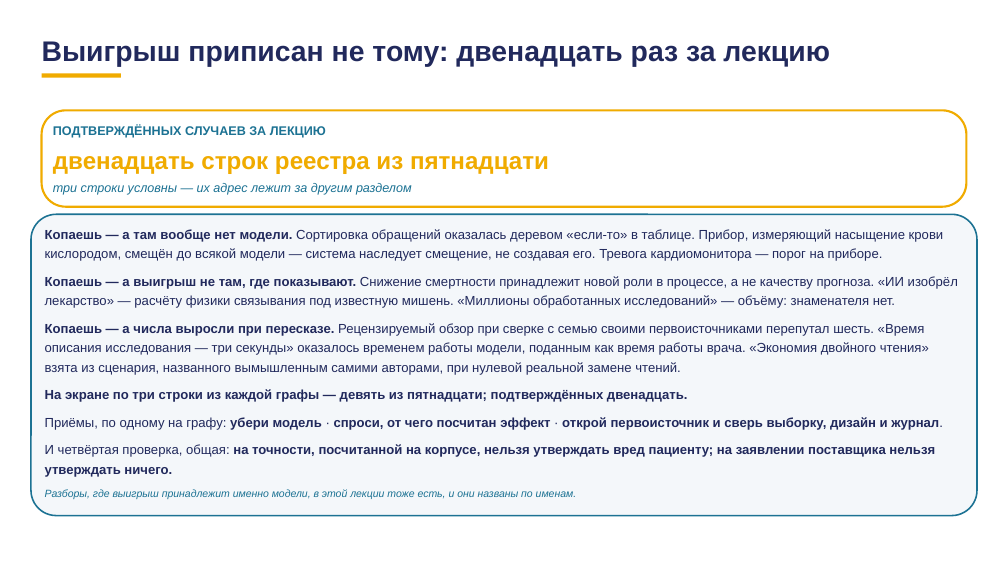
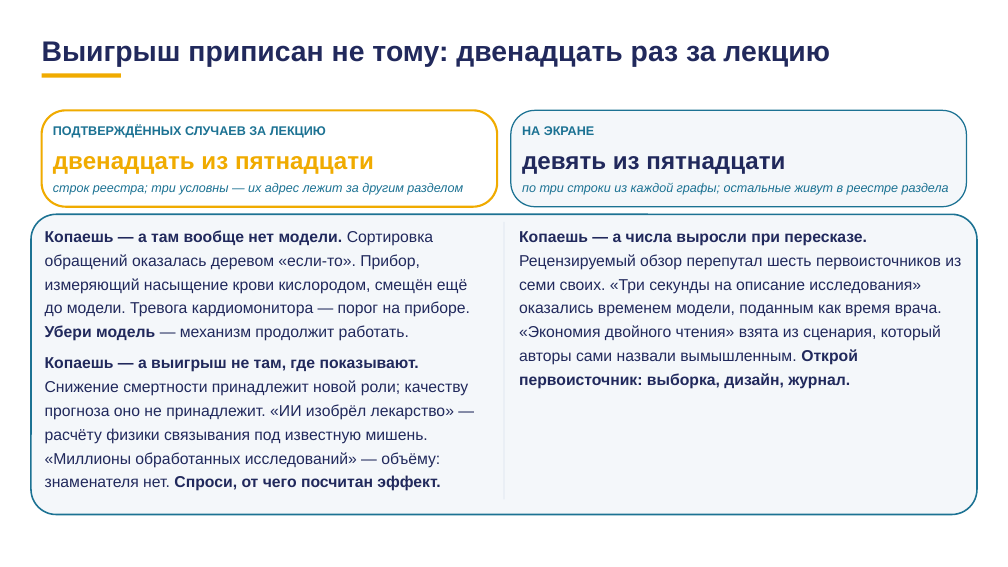
Before and after one commit to tellina-study/AI-usage-lessons, a slide deck: slide 102 of library/lectures/lec-07/rework/deck/lec-07-karkas.pptx (slide 95 before the commit). Drawn at 1008x567 pixels with LibreOffice and Linux fonts; fonts in the diff are those of the drawing. Boxes give left, top, right and bottom in pixels: in the first picture for what was removed or moved away, otherwise in the second. Text is boxed around its words. In the diff, an @@ line names an element or a change of style, - is before the commit and + after.

```diff
--- a/library/lectures/lec-07/rework/deck/lec-07-karkas.pptx
+++ b/library/lectures/lec-07/rework/deck/lec-07-karkas.pptx
@@ rounded rectangle: place and size @@
-rounded rectangle at bbox=[42, 110, 966, 206]
+rounded rectangle at bbox=[42, 110, 498, 206]
@@ rounded rectangle added at bbox=[511, 110, 967, 206], fill #F4F7FA, outline #1C7293 1.2 pt @@
@@ text added at bbox=[522, 126, 594, 135], 12 pt, text #1C7293, bold @@
+НА ЭКРАНЕ
@@ text at bbox=[53, 156, 374, 174]: text changed @@
-двенадцать строк реестра из пятнадцати
+двенадцать из пятнадцати
@@ text added at bbox=[522, 156, 785, 174], 23 pt, text #21295C, bold @@
+девять из пятнадцати
@@ text at bbox=[53, 183, 463, 195]: text changed @@
-три строки условны — их адрес лежит за другим разделом
+строк реестра; три условны — их адрес лежит за другим разделом
@@ text added at bbox=[522, 183, 949, 195], 12 pt, text #1C7293, italic @@
+по три строки из каждой графы; остальные живут в реестре раздела
@@ text at bbox=[45, 230, 470, 491]: text changed; size 12.5 to 15 pt @@
-Копаешь — а там вообще нет модели. Сортировка обращений оказалась деревом «если-то» в таблице. Прибор, измеряющий насыщение крови кислородом, смещён до всякой модели — система наследует смещение, не создавая его. Тревога кардиомонитора — порог на приборе.
-Копаешь — а выигрыш не там, где показывают. Снижение смертности принадлежит новой роли в процессе, а не качеству прогноза. «ИИ изобрёл лекарство» — расчёту физики связывания под известную мишень. «Миллионы обработанных исследований» — объёму: знаменателя нет.
-Копаешь — а числа выросли при пересказе. Рецензируемый обзор при сверке с семью своими первоисточниками перепутал шесть. «Время описания исследования — три секунды» оказалось временем работы модели, поданным как время работы врача. «Экономия двойного чтения» взята из сценария, названного вымышленным самими авторами, при нулевой реальной замене чтений.
-На экране по три строки из каждой графы — девять из пятнадцати; подтверждённых двенадцать.
-Приёмы, по одному на графу: убери модель · спроси, от чего посчитан эффект · открой первоисточник и сверь выборку, дизайн и журнал.
-И четвёртая проверка, общая: на точности, посчитанной на корпусе, нельзя утверждать вред пациенту; на заявлении поставщика нельзя утверждать ничего.
-Разборы, где выигрыш принадлежит именно модели, в этой лекции тоже есть, и они названы по именам.
+Копаешь — а там вообще нет модели. Сортировка обращений оказалась деревом «если-то». Прибор, измеряющий насыщение крови кислородом, смещён ещё до модели. Тревога кардиомонитора — порог на приборе. Убери модель — механизм продолжит работать.
+Копаешь — а выигрыш не там, где показывают. Снижение смертности принадлежит новой роли; качеству прогноза оно не принадлежит. «ИИ изобрёл лекарство» — расчёту физики связывания под известную мишень. «Миллионы обработанных исследований» — объёму: знаменателя нет. Спроси, от чего посчитан эффект.
@@ rectangle added at bbox=[504, 222, 504, 499], fill #D9E2EC @@
@@ text added at bbox=[519, 231, 961, 389], 15 pt, text #21295C @@
+Копаешь — а числа выросли при пересказе. Рецензируемый обзор перепутал шесть первоисточников из семи своих. «Три секунды на описание исследования» оказались временем модели, поданным как время врача. «Экономия двойного чтения» взята из сценария, который авторы сами назвали вымышленным. Открой первоисточник: выборка, дизайн, журнал.
```
Also in this commit, not shown: 78 other slides changed, 10 slides added, 3 slides removed, 1 other file.
